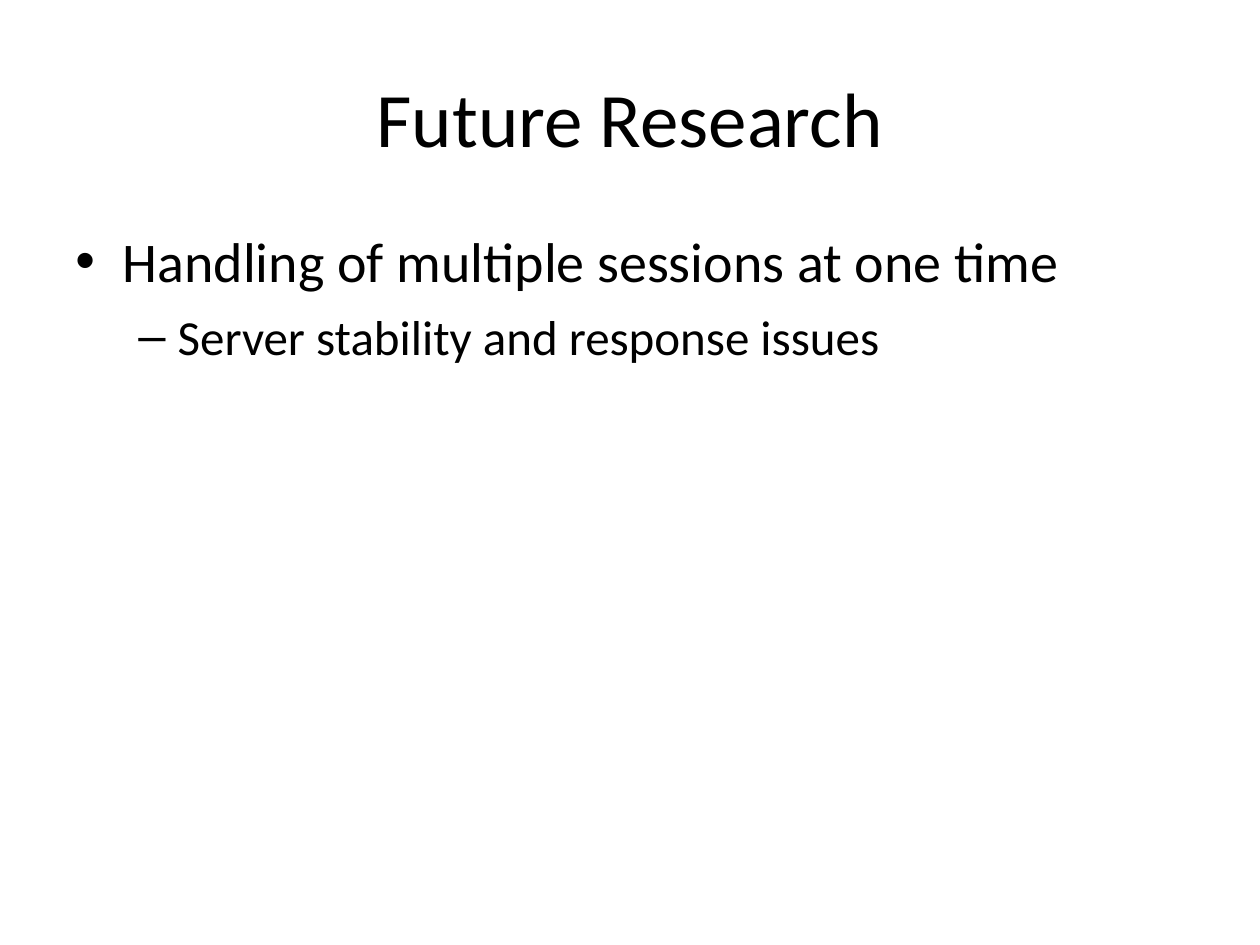
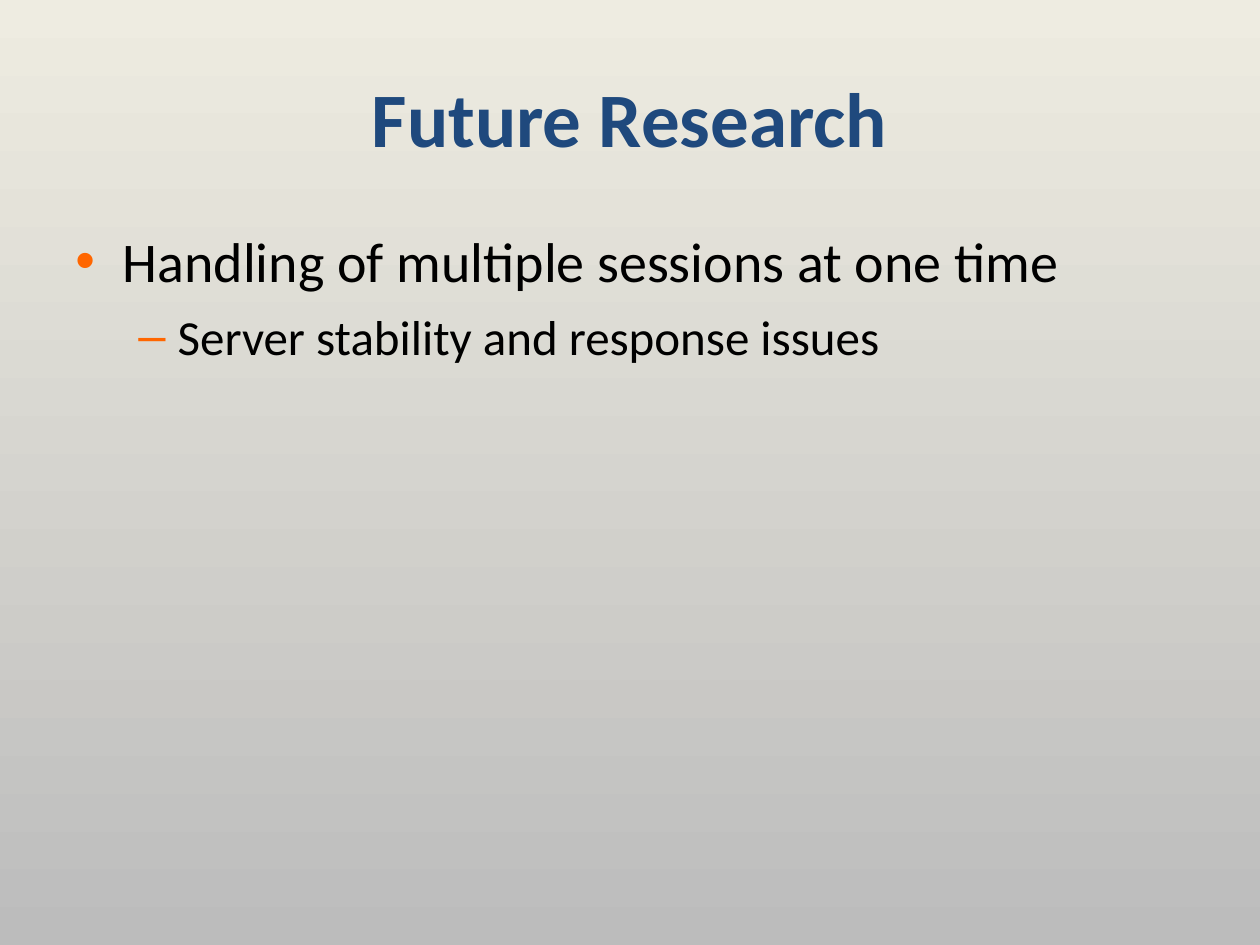
Before and after one commit to aajackson/Creepers, a slide deck: slide 14 of Documentation/MyFavs Presentation.ppt. Drawn at 1260x945 pixels with LibreOffice and Linux fonts; fonts in the diff are those of the drawing. Boxes give left, top, right and bottom in pixels: in the first picture for what was removed or moved away, otherwise in the second. Text is boxed around its words. In the diff, an @@ line names an element or a change of style, - is before the commit and + after.

```diff
--- a/Documentation/MyFavs Presentation.ppt
+++ b/Documentation/MyFavs Presentation.ppt
@@ background #FFFFFF to gradient #EEECE1 to #BCBCBC @@
@@ title "Future Research" at (372,93,887,148): text colour #000000 to #1F497D, bold on @@
@@ text "Handling of multiple sessions at ..." at (123,243,1058,363): bullet colour #000000 to #FF6600 @@
```
Also in this commit, not shown: 12 other slides changed.
